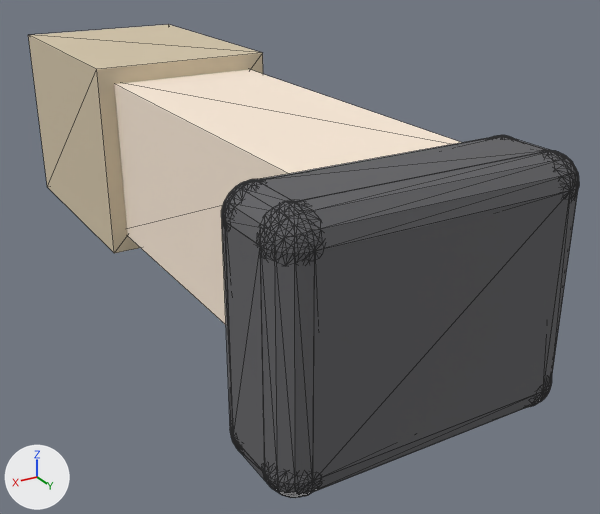
Renders of the glTF model bodies/hakoniwa_person/generated/child/parts/leg_left.glb from each side of a commit.
The view is the same before and after, from a camera (50 mm lens) standing at (0.222, 0.688, 0.161) and looking at (-0.024, 0.278, -0.044). Arrows for +X, +Y and +Z are at lower left; the lights stay in place. The first picture is the older version. Mesh edges are drawn as thin lines. Where no turn or scale is listed for an object, it has been applied to the vertices.

In view in the first picture: 'shin_left_visual', 'shoe_left_edge0_visual', 'shoe_left_edge10_visual', 'shoe_left_edge11_visual', 'shoe_left_edge1_visual', 'shoe_left_edge2_visual', 'shoe_left_edge3_visual', 'shoe_left_edge4_visual', 'shoe_left_edge6_visual', 'shoe_left_edge7_visual', 'shoe_left_edge8_visual', 'shoe_left_edge9_visual', 'shoe_left_x_visual', 'shoe_left_y_visual', 'shoe_left_z_visual', 'shorts_left_visual'.
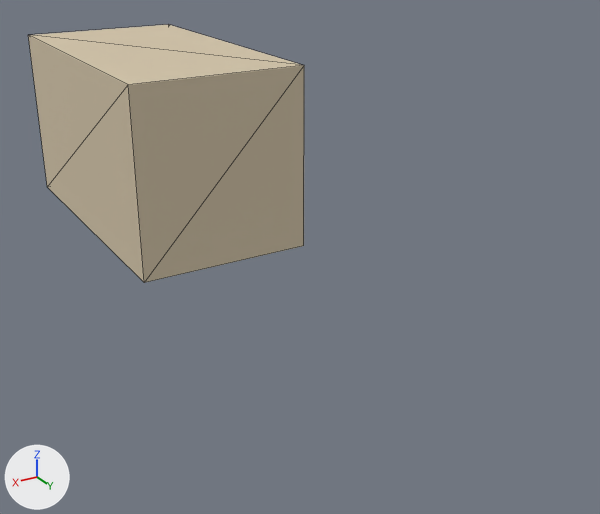
Where the newer file only moved an object's origin or applied its transform, the numbers keep the older frame.

Location of each change, [x1, y1, x2, y2] in pixels of the pictures (600 x 514 px):
'shorts_left_visual', rescaled (17% wider, 13% taller)
    before: [28, 24, 263, 253]
    after: [28, 24, 304, 283]
'shoe_left_z_visual', deleted
    before: [313, 192, 570, 481]
'shin_left_visual', deleted (pale yellow)
    before: [114, 69, 462, 325]
'shoe_left_edge2_visual', deleted
    before: [257, 152, 579, 261]
'shoe_left_edge6_visual', deleted
    before: [260, 201, 316, 498]
'shoe_left_x_visual', deleted
    before: [225, 222, 265, 473]
'shoe_left_y_visual', deleted
    before: [258, 136, 548, 202]
'shoe_left_edge11_visual', deleted
    before: [221, 180, 323, 262]
'shoe_left_edge0_visual', deleted
    before: [262, 381, 552, 498]
'shoe_left_edge4_visual', deleted
    before: [529, 150, 579, 407]
'shoe_left_edge7_visual', deleted (mostly hidden)
    before: [221, 179, 262, 448]
'shoe_left_edge10_visual', deleted
    before: [231, 434, 320, 497]
'shoe_left_edge3_visual', deleted (mostly hidden)
    before: [221, 136, 507, 229]
'shoe_left_edge9_visual', deleted
    before: [493, 136, 579, 198]
'shoe_left_edge8_visual', deleted (mostly hidden)
    before: [533, 381, 552, 406]
'shoe_left_edge1_visual', deleted (mostly hidden)
    before: [230, 425, 240, 451]

Diff of the bpy script that builds the scene:
```diff
--- a/bodies/hakoniwa_person/generated/child/parts/leg_left.glb.py
+++ b/bodies/hakoniwa_person/generated/child/parts/leg_left.glb.py
@@ me_geometry_0 @@
 # used by ob_shorts_left_visual; location = (0.0, 0.084, 0.0)
-me_geometry_0.from_pydata(...)  # 8 vertices, 12 faces; spans x -0.06..0.06, y -0.084..0.084, z -0.063..0.063
+me_geometry_0.from_pydata(...)  # 8 vertices, 12 faces; spans x -0.06..0.06, y -0.084..0.14, z -0.063..0.063
+# me_geometry_0 part 1: the whole mesh is scaled about its middle by (1, 1.33, 1), then moved by (0.0, 0.028, 0.0)
 me_geometry_0.materials.append(mat_material_0)
@@ ob_shin_left_visual @@
-ob_shin_left_visual = bpy.data.objects.new('shin_left_visual', me_geometry_1)
-ob_shin_left_visual.location = (0.0, 0.28, 0.0)
@@ ob_shoe_left_x_visual @@
-ob_shoe_left_x_visual = bpy.data.objects.new('shoe_left_x_visual', me_geometry_2)
-ob_shoe_left_x_visual.location = (0.0175, 0.434, 0.0)
@@ ob_shoe_left_y_visual @@
-ob_shoe_left_y_visual = bpy.data.objects.new('shoe_left_y_visual', me_geometry_3)
-ob_shoe_left_y_visual.location = (0.0175, 0.434, 0.0)
@@ ob_shoe_left_z_visual @@
-ob_shoe_left_z_visual = bpy.data.objects.new('shoe_left_z_visual', me_geometry_4)
-ob_shoe_left_z_visual.location = (0.0175, 0.434, 0.0)
@@ ob_shoe_left_edge0_visual @@
-ob_shoe_left_edge0_visual = bpy.data.objects.new('shoe_left_edge0_visual', me_geometry_5)
-ob_shoe_left_edge0_visual.location = (0.0, 0.0, 0.0)
@@ ob_shoe_left_edge1_visual @@
-ob_shoe_left_edge1_visual = bpy.data.objects.new('shoe_left_edge1_visual', me_geometry_6)
-ob_shoe_left_edge1_visual.location = (0.0, 0.0, 0.0)
@@ ob_shoe_left_edge2_visual @@
-ob_shoe_left_edge2_visual = bpy.data.objects.new('shoe_left_edge2_visual', me_geometry_7)
-ob_shoe_left_edge2_visual.location = (0.0, 0.0, 0.0)
@@ ob_shoe_left_edge3_visual @@
-ob_shoe_left_edge3_visual = bpy.data.objects.new('shoe_left_edge3_visual', me_geometry_8)
-ob_shoe_left_edge3_visual.location = (0.0, 0.0, 0.0)
@@ ob_shoe_left_edge4_visual @@
-ob_shoe_left_edge4_visual = bpy.data.objects.new('shoe_left_edge4_visual', me_geometry_9)
-ob_shoe_left_edge4_visual.location = (0.0, 0.0, 0.0)
@@ ob_shoe_left_edge6_visual @@
-ob_shoe_left_edge6_visual = bpy.data.objects.new('shoe_left_edge6_visual', me_geometry_11)
-ob_shoe_left_edge6_visual.location = (0.0, 0.0, 0.0)
@@ ob_shoe_left_edge7_visual @@
-ob_shoe_left_edge7_visual = bpy.data.objects.new('shoe_left_edge7_visual', me_geometry_12)
-ob_shoe_left_edge7_visual.location = (0.0, 0.0, 0.0)
@@ ob_shoe_left_edge8_visual @@
-ob_shoe_left_edge8_visual = bpy.data.objects.new('shoe_left_edge8_visual', me_geometry_13)
-ob_shoe_left_edge8_visual.location = (0.0, 0.0, 0.0)
@@ ob_shoe_left_edge9_visual @@
-ob_shoe_left_edge9_visual = bpy.data.objects.new('shoe_left_edge9_visual', me_geometry_14)
-ob_shoe_left_edge9_visual.location = (0.0, 0.0, 0.0)
@@ ob_shoe_left_edge10_visual @@
-ob_shoe_left_edge10_visual = bpy.data.objects.new('shoe_left_edge10_visual', me_geometry_15)
-ob_shoe_left_edge10_visual.location = (0.0, 0.0, 0.0)
@@ ob_shoe_left_edge11_visual @@
-ob_shoe_left_edge11_visual = bpy.data.objects.new('shoe_left_edge11_visual', me_geometry_16)
-ob_shoe_left_edge11_visual.location = (0.0, 0.0, 0.0)
```
